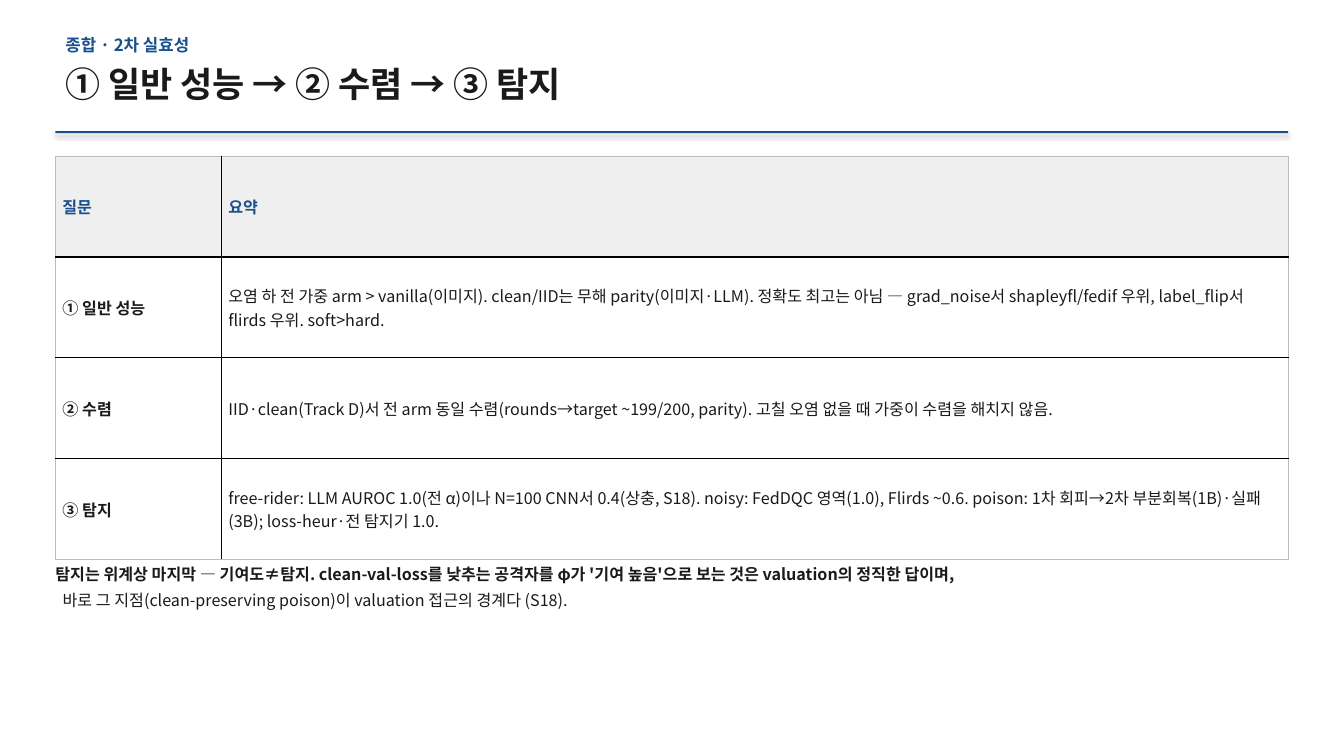
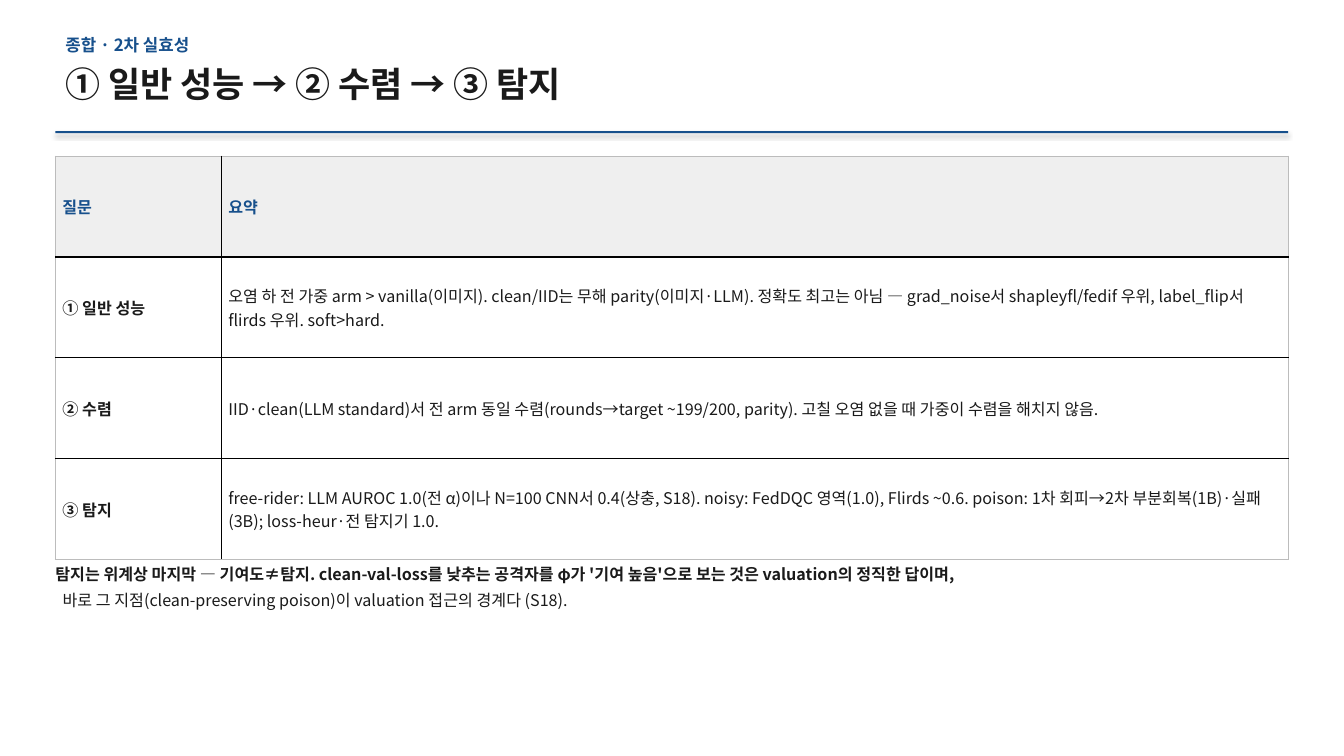
Before and after one commit to YongheeChoi/flirds, a slide deck: slide 17 of research-wiki/presentations/2026-06-results-report/flirds-results-2026-06.pptx. Drawn at 1344x756 pixels with LibreOffice and Linux fonts; fonts in the diff are those of the drawing. Boxes give left, top, right and bottom in pixels: in the first picture for what was removed or moved away, otherwise in the second. Text is boxed around its words. In the diff, an @@ line names an element or a change of style, - is before the commit and + after.

```diff
--- a/research-wiki/presentations/2026-06-results-report/flirds-results-2026-06.pptx
+++ b/research-wiki/presentations/2026-06-results-report/flirds-results-2026-06.pptx
@@ table at [55,156,1289,560] @@
-row 3, column 2: IID·clean(Track D)서 전 arm 동일 수렴(rounds→target ~199/200, parity). 고칠 오염 없을 때 가중이 수렴을 해치지 않음.
+row 3, column 2: IID·clean(LLM standard)서 전 arm 동일 수렴(rounds→target ~199/200, parity). 고칠 오염 없을 때 가중이 수렴을 해치지 않음.
```
Also in this commit, not shown: 15 other slides changed, 18 other files.
